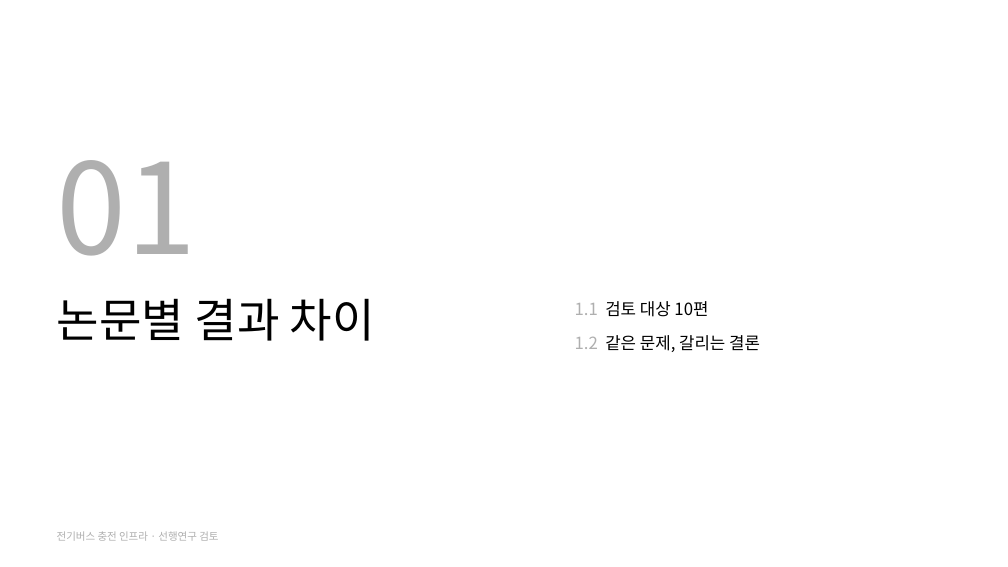
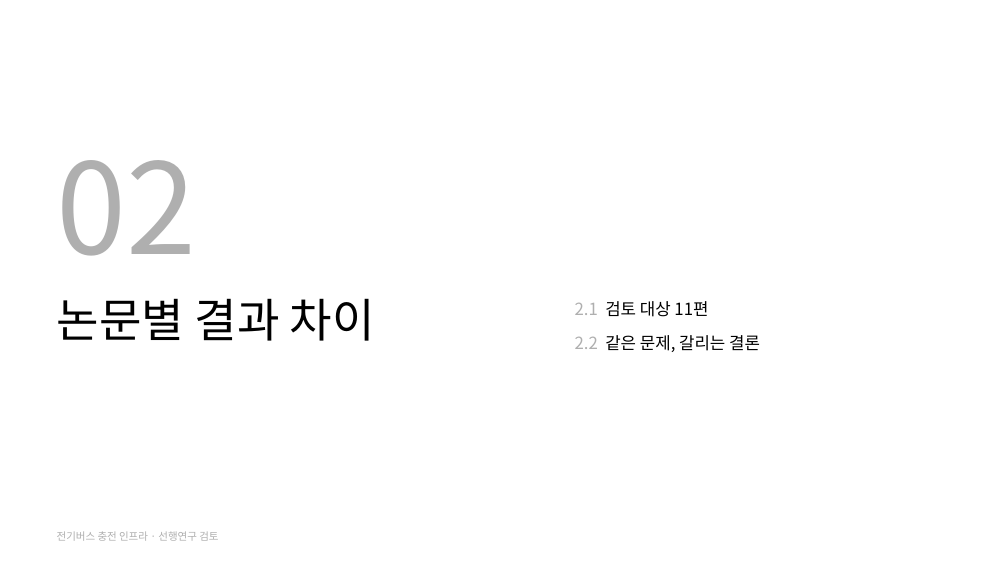
Before and after one commit to jujuwon7/presentation, a slide deck: slide 9 of 전기버스_충전인프라_선행연구_검토.pptx (slide 3 before the commit). Drawn at 1008x567 pixels with LibreOffice and Linux fonts; fonts in the diff are those of the drawing. Boxes give left, top, right and bottom in pixels: in the first picture for what was removed or moved away, otherwise in the second. Text is boxed around its words. In the diff, an @@ line names an element or a change of style, - is before the commit and + after.

```diff
--- a/전기버스_충전인프라_선행연구_검토.pptx
+++ b/전기버스_충전인프라_선행연구_검토.pptx
@@ text at (57,160,197,256): text changed @@
-01
+02
@@ text at (575,301,760,352): text changed @@
-1.1 검토 대상 10편
-1.2 같은 문제, 갈리는 결론
+2.1 검토 대상 11편
+2.2 같은 문제, 갈리는 결론
```
Also in this commit, not shown: 13 other slides changed, 6 slides added.
